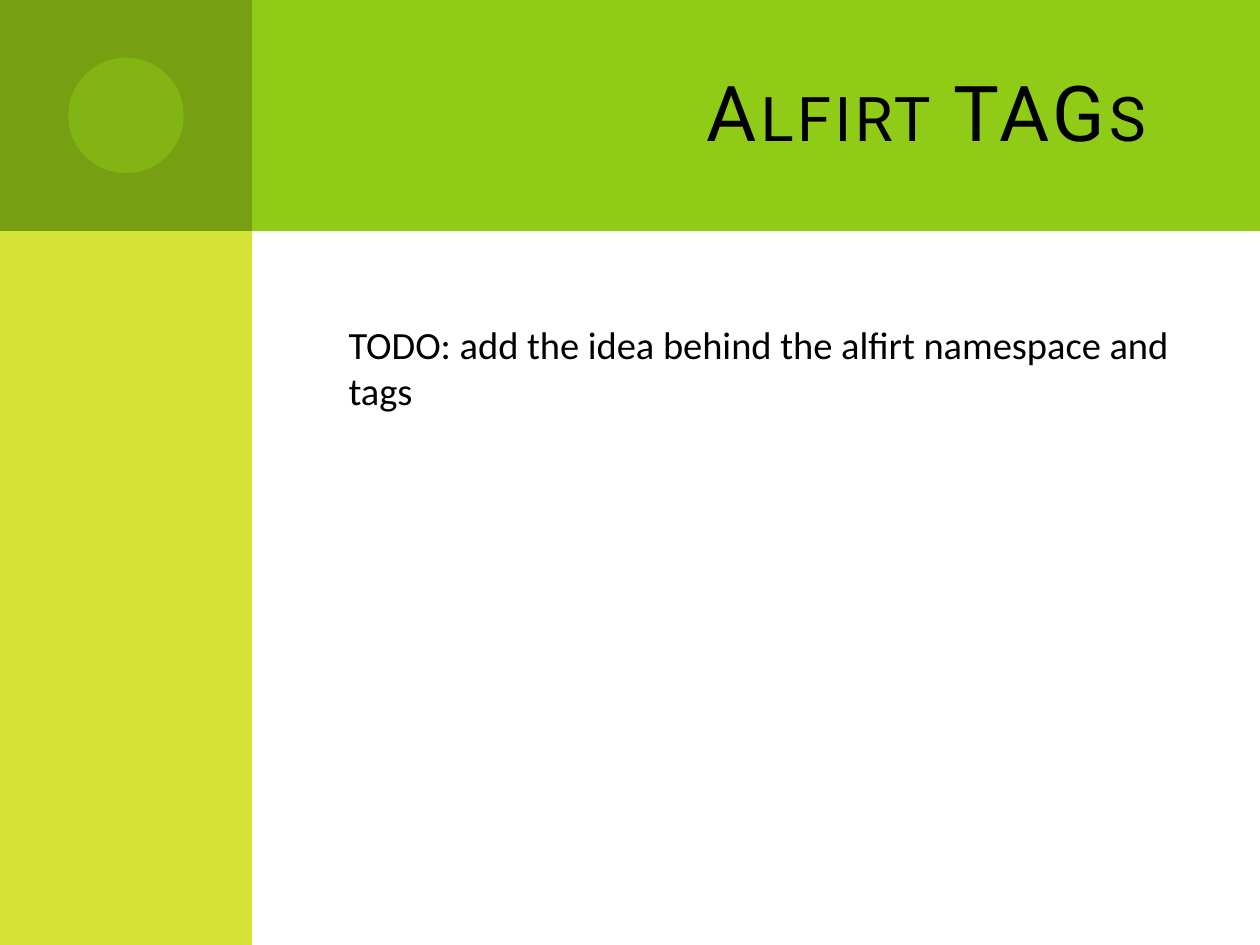
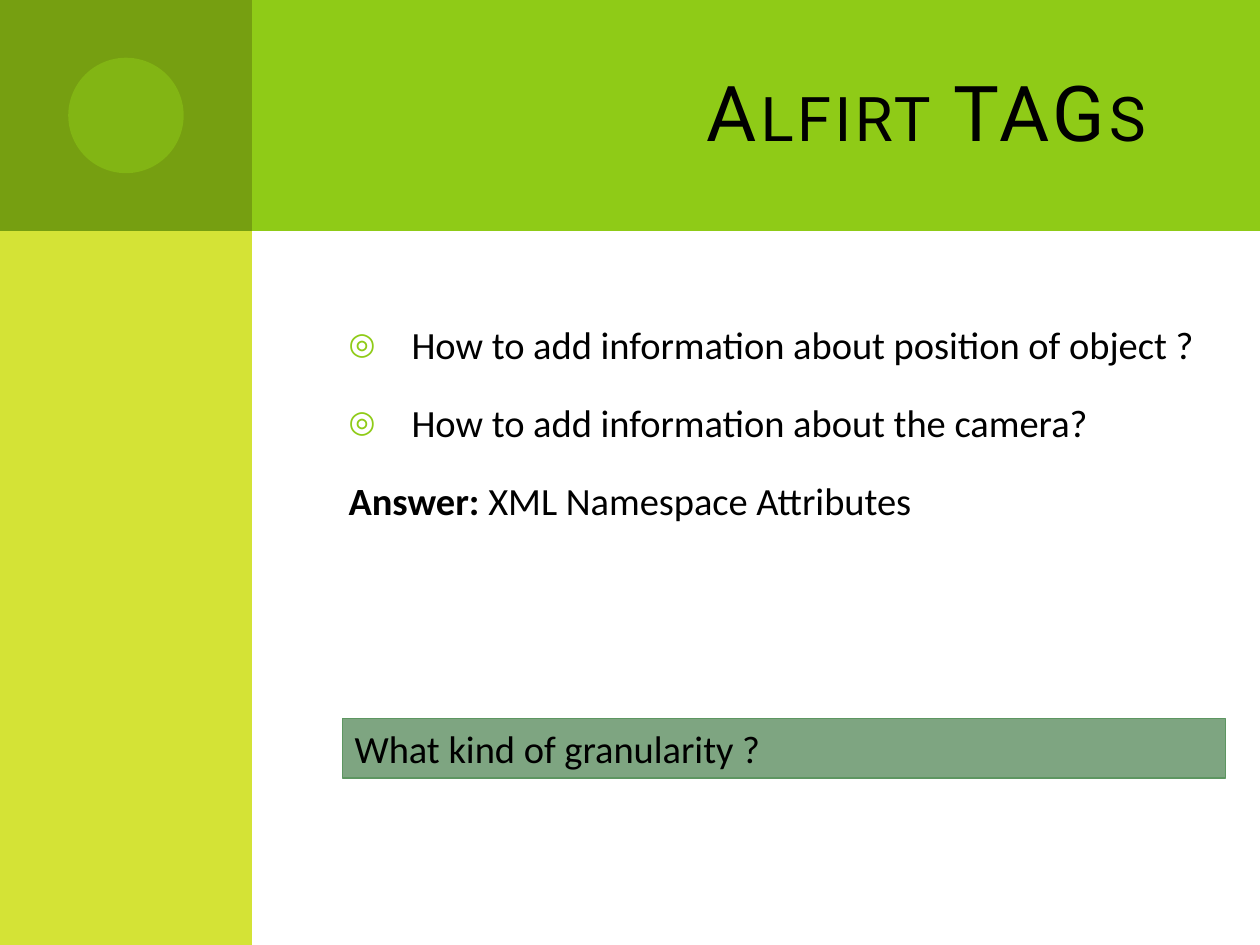
Before and after one commit to Dzess/ALFIRT, a slide deck: slide 10 of documentation/presentation/general_overview.pptx. Drawn at 1260x945 pixels with LibreOffice and Linux fonts; fonts in the diff are those of the drawing. Boxes give left, top, right and bottom in pixels: in the first picture for what was removed or moved away, otherwise in the second. Text is boxed around its words. In the diff, an @@ line names an element or a change of style, - is before the commit and + after.

Commit message:
Summary of alfirt tags

```diff
--- a/documentation/presentation/general_overview.pptx
+++ b/documentation/presentation/general_overview.pptx
@@ text at [349, 332, 1167, 522]: text changed @@
-TODO: add the idea behind the alfirt namespace and tags
+◎ How to add information about position of object ?
+◎ How to add information about the camera?
+Answer: XML Namespace Attributes
@@ rectangle added at [343, 718, 1226, 777], fill #7FA582, outline #5D9662 0.75 pt, 22 pt, text #000000 @@
+What kind of granularity ?
```
